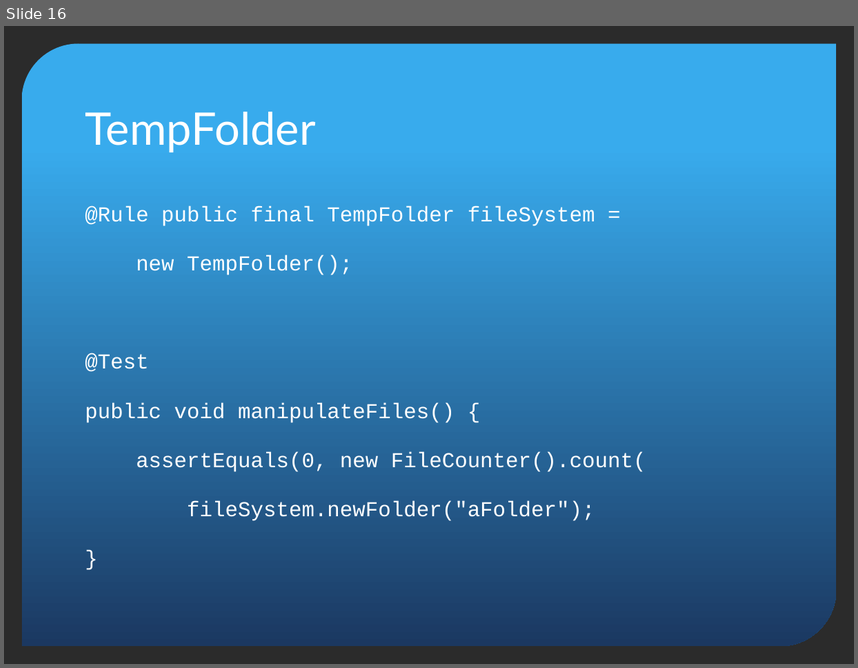
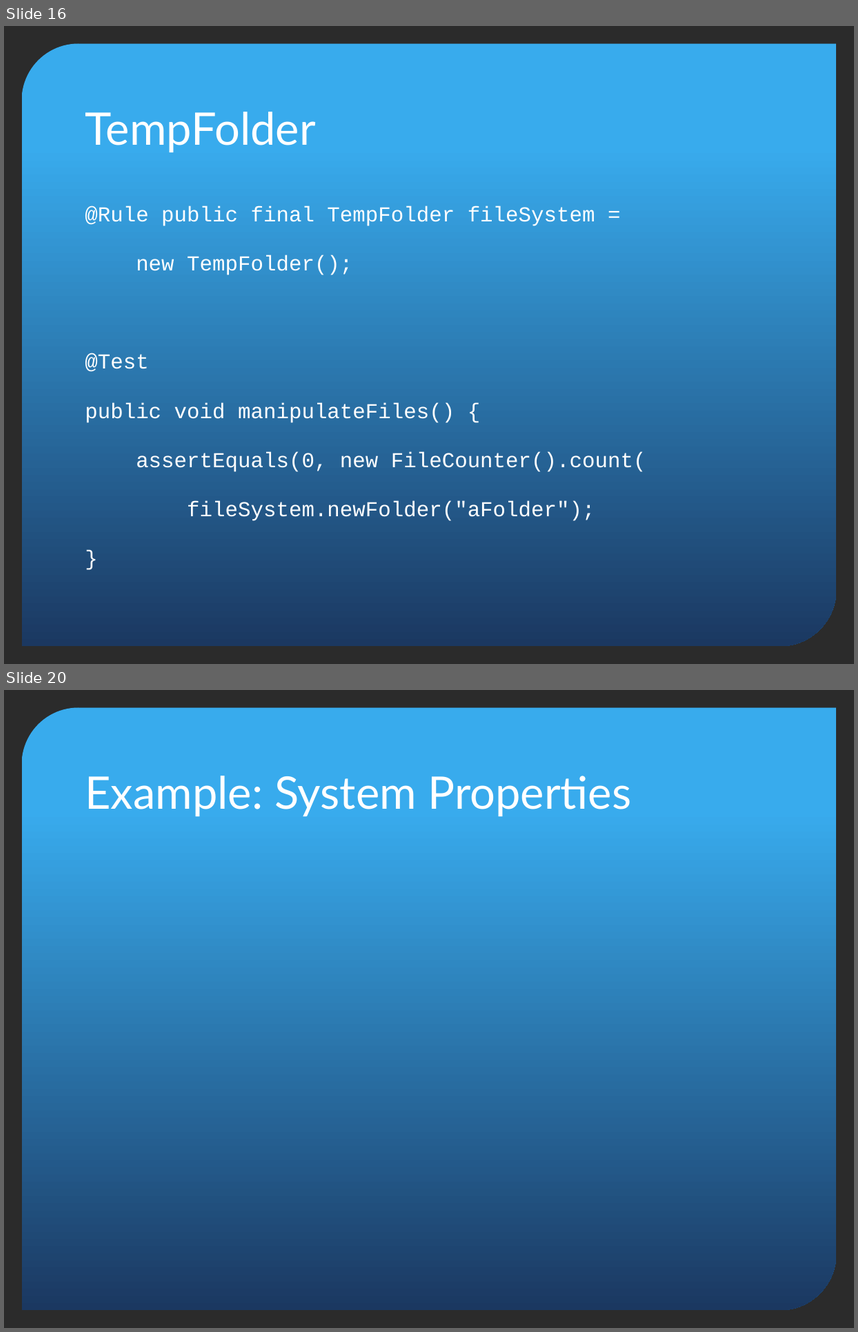
Before and after one commit to pholser/bending-junit, a slide deck: bending-junit.pptx. Shown one above the other, each under a label of ours: slide 16 before the commit, slides 16 and 20 after it; the slides between them are not shown. The pictures are 858x668 and 858x1332 pixels, drawn with LibreOffice and Linux fonts; fonts in the diff are those of the drawing; background and template pictures are left out; a plain dark background stands for a picture behind light text. Boxes give left, top, right and bottom in pixels: in the first picture for what was removed or moved away, otherwise in the second. Text is boxed around its words. In the diff, an @@ line names an element or a change of style, - is before the commit and + after.

```diff
--- a/bending-junit.pptx
+++ b/bending-junit.pptx
@@ slide 20 added at (4,690,854,1328), background picture (left out); not listed: 1 template element that a slide beside it also shows @@
@@ title added at (85,776,632,816), 38 pt, text #FFFFFF @@
+Example: System Properties
```
Also in this commit, not shown: 19 other slides added.
